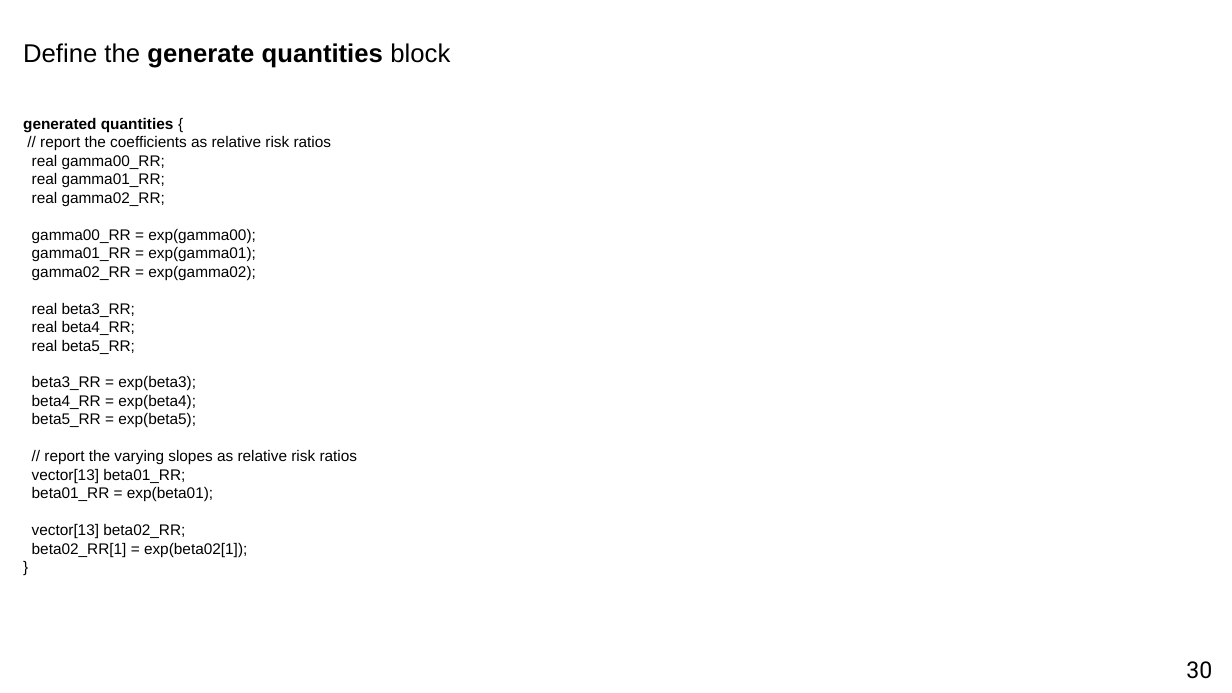
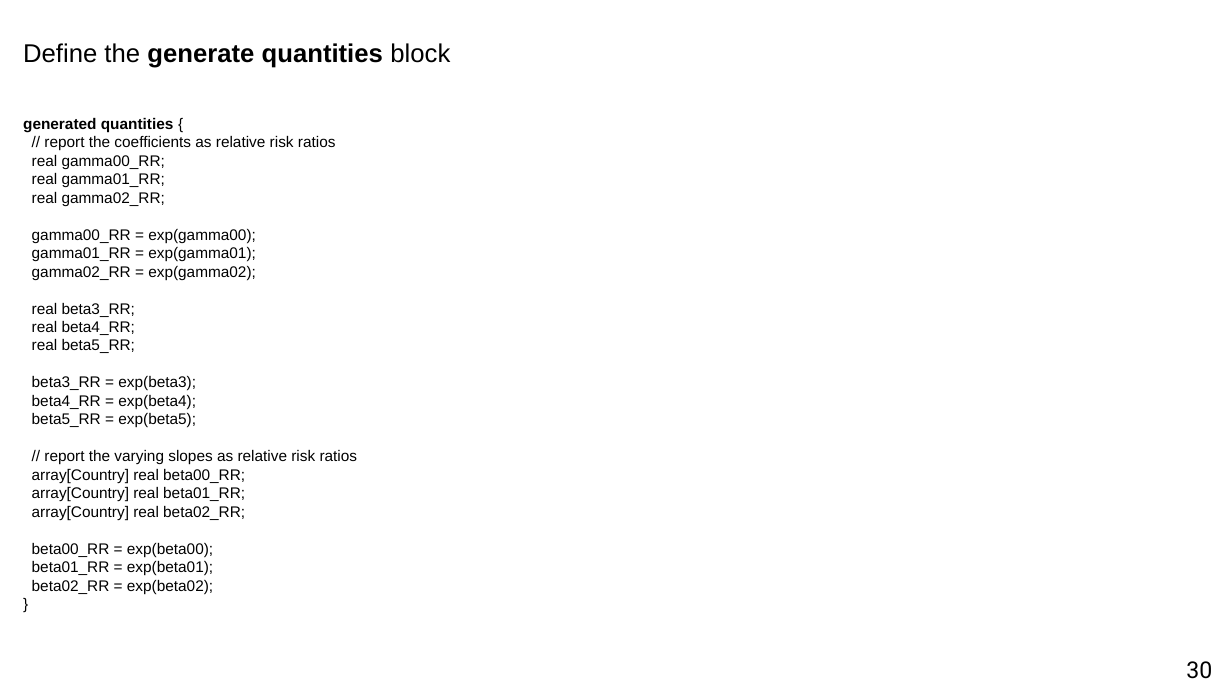
Before and after one commit to UCLPG-MSC-SGDS/UCL-SODA-CPD-RStan, a slide deck: slide 30 of lecture_notes_ppts/Day 4 Lecture - Bayesian Hierarchical Models.pptx. Drawn at 1232x693 pixels with LibreOffice and Linux fonts; fonts in the diff are those of the drawing. Boxes give left, top, right and bottom in pixels: in the first picture for what was removed or moved away, otherwise in the second. Text is boxed around its words. In the diff, an @@ line names an element or a change of style, - is before the commit and + after.

Commit message:
Upload Day 4 pptx & pdf files

```diff
--- a/lecture_notes_ppts/Day 4 Lecture - Bayesian Hierarchical Models.pptx
+++ b/lecture_notes_ppts/Day 4 Lecture - Bayesian Hierarchical Models.pptx
@@ text at [32,469,245,557]: text changed @@
-vector[13] beta01_RR;
+array[Country] real beta00_RR;
+array[Country] real beta01_RR;
+array[Country] real beta02_RR;
+beta00_RR = exp(beta00);
@@ text at [32,580,213,594]: text changed @@
-vector[13] beta02_RR;
-beta02_RR[1] = exp(beta02[1]);
+beta02_RR = exp(beta02);
```
Also in this commit, not shown: 5 other slides changed, 24 other files.
